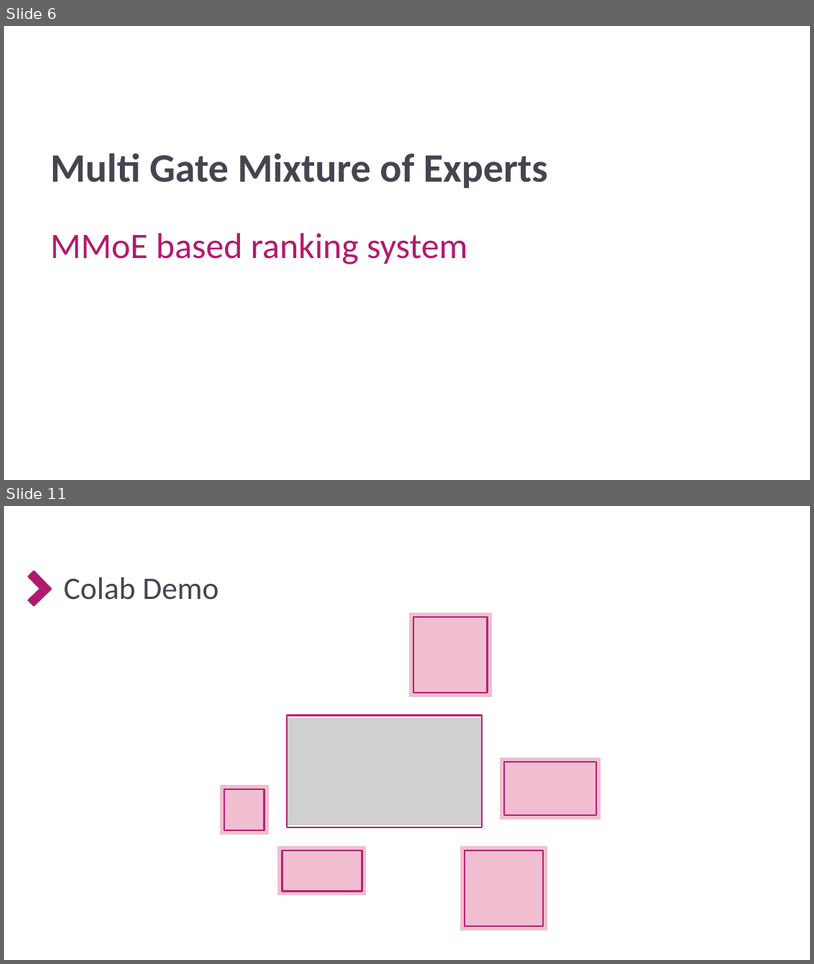
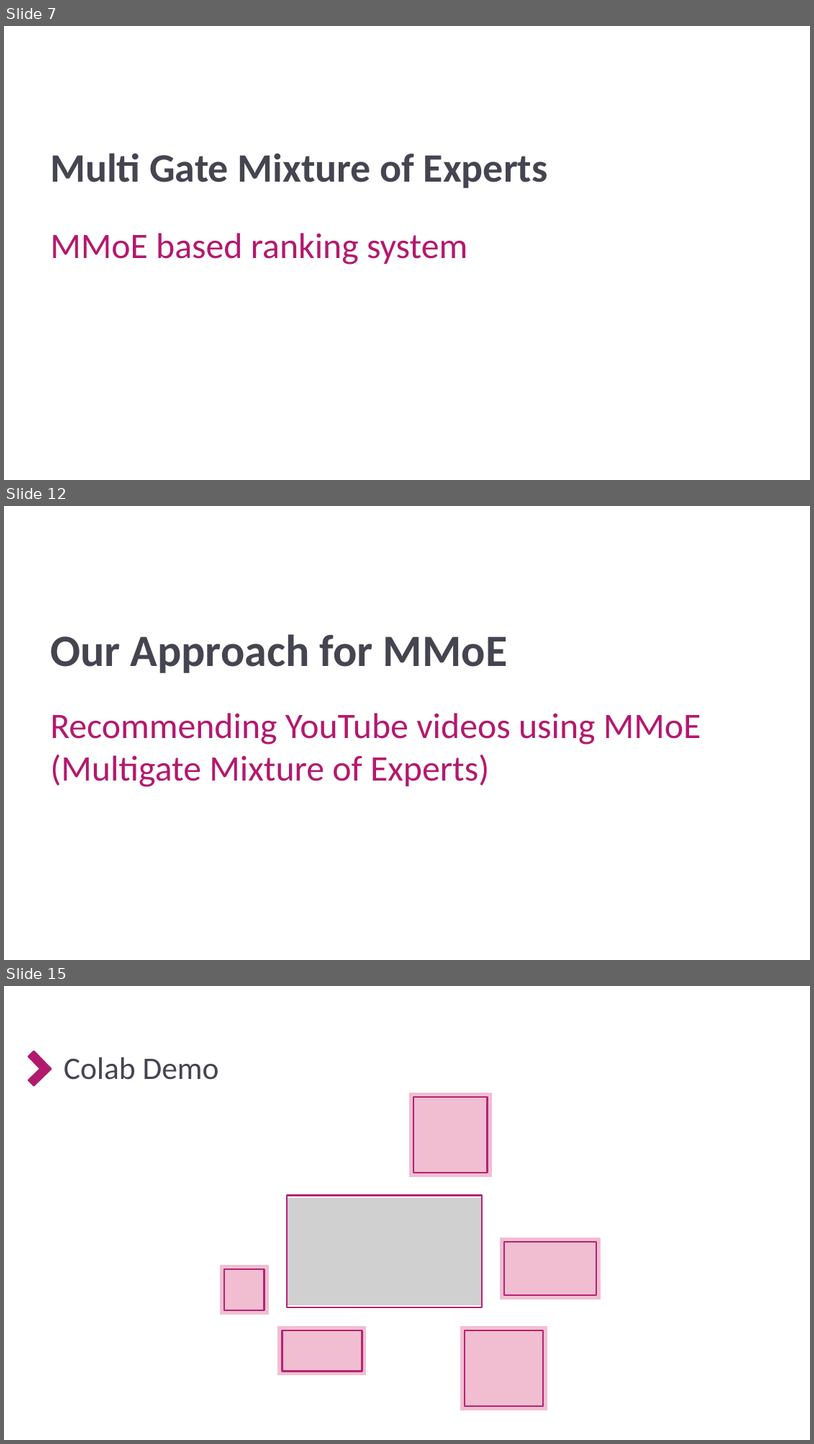
Before and after one commit to GPSV-Project/Recommendation_System, a slide deck: 3- Presentation/Recommendation Engine Project using MMoE.pptx. Shown one above the other, each under a label of ours: slides 6 and 11 before the commit, slides 7, 12 and 15 after it; the slides between them are not shown. The pictures are 814x964 and 814x1444 pixels, drawn with LibreOffice and Linux fonts; fonts in the diff are those of the drawing; grey boxes stand for pictures; background and template pictures are left out. Boxes give left, top, right and bottom in pixels: in the first picture for what was removed or moved away, otherwise in the second. Text is boxed around its words. In the diff, an @@ line names an element or a change of style, - is before the commit and + after.

```diff
--- a/3- Presentation/Recommendation Engine Project using MMoE.pptx
+++ b/3- Presentation/Recommendation Engine Project using MMoE.pptx
@@ slide 12 added at <box>4,506,810,960</box>, background picture (left out) @@
@@ title added at <box>50,634,507,673</box>, 53.3 pt, text #454551, bold @@
+Our Approach for MMoE
@@ text added at <box>50,713,702,787</box>, 42.7 pt, text #B4186E @@
+Recommending YouTube videos using MMoE (Multigate Mixture of Experts)
@@ what was slide 6 is now slide 7 @@
@@ what was slide 11 is now slide 15 @@
```
Also in this commit, not shown: 9 slides changed, 4 other slides added, 11 other files.
